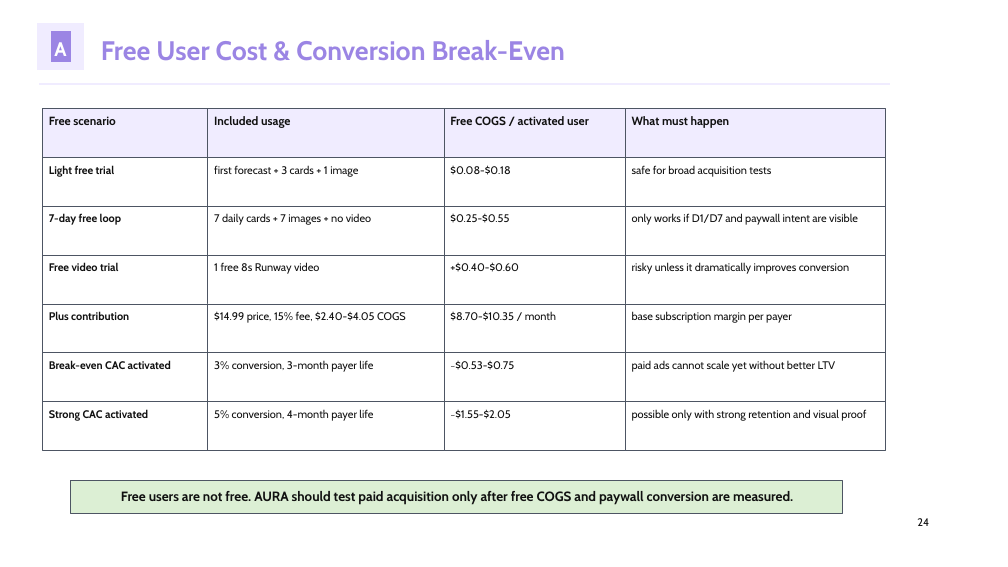
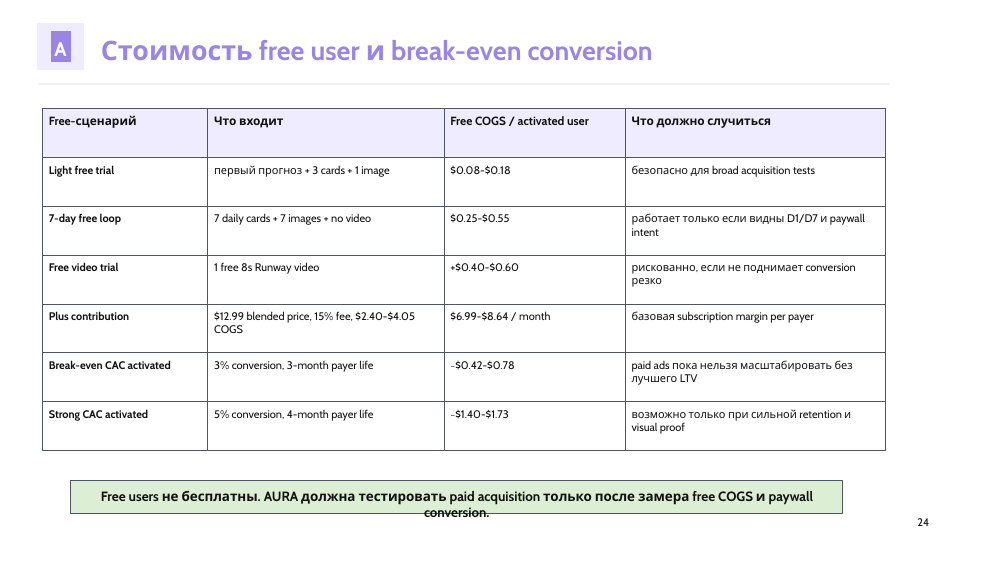
Before and after one commit to kirbudilov01/alina-research, a slide deck: slide 24 of output/pptx/AURA_TRENDVI_STYLE_DECK.pptx. Drawn at 1008x567 pixels with LibreOffice and Linux fonts; fonts in the diff are those of the drawing. Boxes give left, top, right and bottom in pixels: in the first picture for what was removed or moved away, otherwise in the second. Text is boxed around its words. In the diff, an @@ line names an element or a change of style, - is before the commit and + after.

Commit message:
Translate AURA deck to Russian and clarify pricing

```diff
--- a/output/pptx/AURA_TRENDVI_STYLE_DECK.pptx
+++ b/output/pptx/AURA_TRENDVI_STYLE_DECK.pptx
@@ text at (x1=101, y1=40, x2=653, y2=60): text changed @@
-Free User Cost & Conversion Break-Even
+Стоимость free user и break-even conversion
@@ text at (x1=49, y1=116, x2=137, y2=128): text changed @@
-Free scenario
+Free-сценарий
@@ text at (x1=214, y1=116, x2=283, y2=128): text changed @@
-Included usage
+Что входит
@@ text at (x1=632, y1=116, x2=771, y2=128): text changed @@
-What must happen
+Что должно случиться
@@ text at (x1=214, y1=165, x2=389, y2=177): text changed @@
-first forecast + 3 cards + 1 image
+первый прогноз + 3 cards + 1 image
@@ text at (x1=632, y1=165, x2=815, y2=176): text changed @@
-safe for broad acquisition tests
+безопасно для broad acquisition tests
@@ text at (x1=632, y1=213, x2=865, y2=236): text changed @@
-only works if D1/D7 and paywall intent are visible
+работает только если видны D1/D7 и paywall intent
@@ text at (x1=632, y1=263, x2=856, y2=287): text changed @@
-risky unless it dramatically improves conversion
+рискованно, если не поднимает conversion резко
@@ text at (x1=214, y1=311, x2=415, y2=333): text changed @@
-$14.99 price, 15% fee, $2.40-$4.05 COGS
+$12.99 blended price, 15% fee, $2.40-$4.05 COGS
@@ text at (x1=450, y1=311, x2=550, y2=321): text changed @@
-$8.70-$10.35 / month
+$6.99-$8.64 / month
@@ text at (x1=632, y1=311, x2=814, y2=323): text changed @@
-base subscription margin per payer
+базовая subscription margin per payer
@@ text at (x1=450, y1=361, x2=514, y2=370): text changed @@
-~$0.53-$0.75
+~$0.42-$0.78
@@ text at (x1=632, y1=360, x2=853, y2=385): text changed @@
-paid ads cannot scale yet without better LTV
+paid ads пока нельзя масштабировать без лучшего LTV
@@ text at (x1=450, y1=409, x2=509, y2=419): text changed @@
-~$1.55-$2.05
+~$1.40-$1.73
@@ text at (x1=632, y1=409, x2=851, y2=434): text changed @@
-possible only with strong retention and visual proof
+возможно только при сильной retention и visual proof
@@ text at (x1=101, y1=490, x2=814, y2=505): text changed @@
-Free users are not free. AURA should test paid acquisition only after free COGS and paywall conversion are measured.
+Free users не бесплатны. AURA должна тестировать paid acquisition только после замера free COGS и paywall conversion.
```
Also in this commit, not shown: 35 other slides changed, 2 slides added, 2 slides removed, 4 other files.
